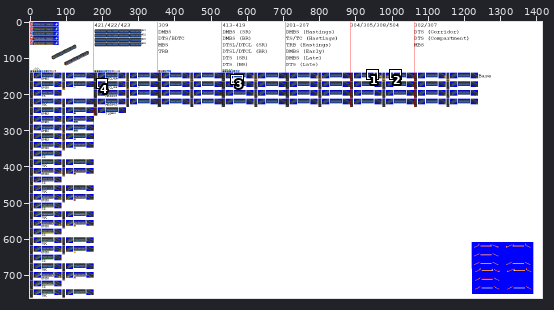
Sprite sheet: gfx/UNUSED & MIXED/mk1_emu.png. The first picture is a wide view before the edit; the outline marks the close-up.
Close-up. Before the commit:
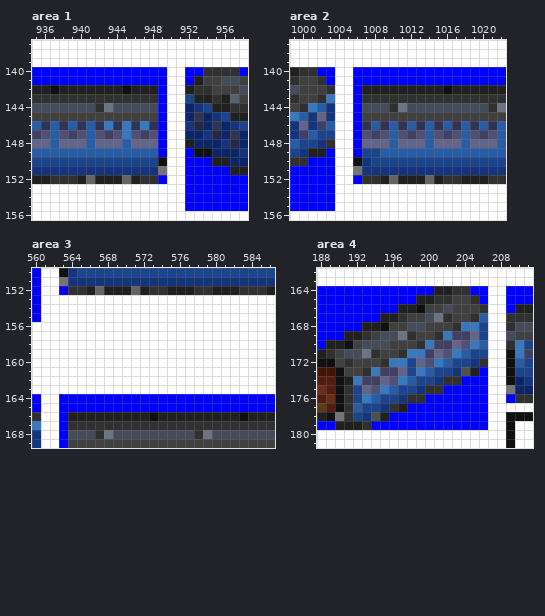
The file is 1415x764 pixels. Colours within 5 levels of each other are drawn and written as one. Shown: area 1: x 935..958, y 137..156; area 2: x 999..1022, y 137..156; area 3: x 560..586, y 150..169; area 4: x 188..211, y 162..181. The commit also changed other parts of the picture, which this record leaves out.
New version:
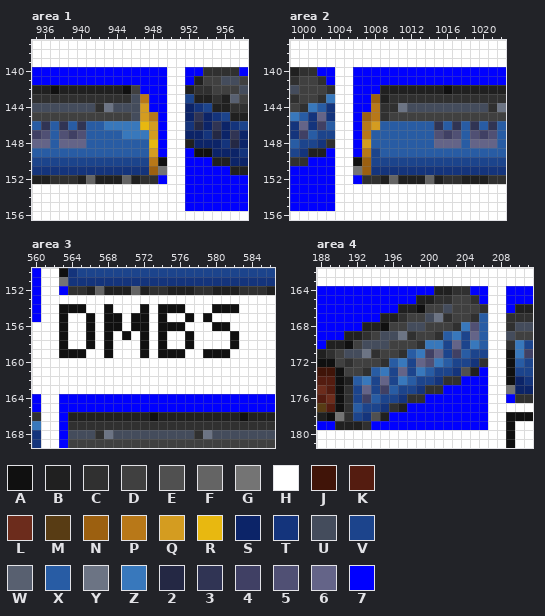
Palette (. is transparent): A #101010  B #202020  C #303030  D #404040  E #505050  F #646464  G #747474  H #ffffff  J #401408  K #541c10  L #6c2c1c  M #583c14  N #9c6010  P #b87818  Q #d49c20  R #e8b810  S #0c2468  T #14347c  U #444c5c  V #1c448c  W #586070  X #285ca4  Y #6c7484  Z #3878bc  2 #242844  3 #303454  4 #404064  5 #505074  6 #646488  7 #0000ff
The exact change:
Area 1:
y 142: x 946..948 BBB -> D77
y 143: x 946..948 CCC -> UP7
y 144: x 947..948 UU -> Q7
y 145: x 946..948 DDD -> UQP
y 146: x 942 3 -> X; x 944 3 -> Z; x 946..948 3Z3 -> ZRQ
y 147: x 942..944 545 -> XXX; x 946..948 545 -> ZZQ
y 148: x 942..944 666 -> XXX; x 946..948 666 -> XXR
y 149: x 948 X -> Q
y 150: x 948 V -> P
y 151: x 948 T -> N
Area 2:
y 142: x 1007..1008 BB -> 77
y 143: x 1007..1009 CCC -> 7NB
y 144: x 1007..1009 UUU -> 7PC
y 145: x 1007..1009 DDD -> NPC
y 146: x 1007..1009 3X3 -> PQX; x 1011 3 -> X; x 1013 3 -> X
y 147: x 1007..1009 545 -> PXX; x 1011..1013 545 -> XXX
y 148: x 1007..1009 666 -> QXX; x 1011..1013 666 -> XXX
y 149: x 1007 V -> P
y 150..151: x 1007 T -> N
Area 3:
y 154: x 563..565 HHH -> AAA; x 568 H -> A; x 572 H -> A; x 574..576 HHH -> AAA; x 580..582 HHH -> AAA
y 155: x 563 H -> A; x 566 H -> A; x 568..569 HH -> AA; x 571..572 HH -> AA; x 574 H -> A; x 577 H -> A; x 579 H -> A
y 156: x 563 H -> A; x 566 H -> A; x 568..569 HH -> AA; x 571..572 HH -> AA; x 574..576 HHH -> AAA; x 580..581 HH -> AA
y 157: x 563 H -> A; x 566 H -> A; x 568 H -> A; x 570 H -> A; x 572 H -> A; x 574 H -> A; x 577 H -> A; x 582 H -> A
y 158: x 563 H -> A; x 566 H -> A; x 568 H -> A; x 572 H -> A; x 574 H -> A; x 577 H -> A; x 582 H -> A
y 159: x 563..565 HHH -> AAA; x 568 H -> A; x 572 H -> A; x 574..576 HHH -> AAA; x 579..581 HHH -> AAA
Area 4:
y 168: x 205..206 ZV -> 5X
y 169: x 202..204 Z44 -> XZV; x 206 V -> X
y 170: x 201..202 44 -> ZV; x 204 5 -> V
y 171: x 198 Z -> X; x 202..203 5Z -> V4
y 172: x 196 Z -> X
y 173: x 194..196 Z44 -> XZV
y 174: x 192..194 Z44 -> XZV; x 196 5 -> V
y 175: x 194..195 5Z -> V4
y 176: x 193 Z -> 4
Changed places in both close-ups, as pixel boxes (x1, y1, x2, y2):
changed: (95, 85, 158, 175)
changed: (362, 85, 425, 175)
changed: (59, 304, 239, 358)
changed: (353, 322, 488, 403)
